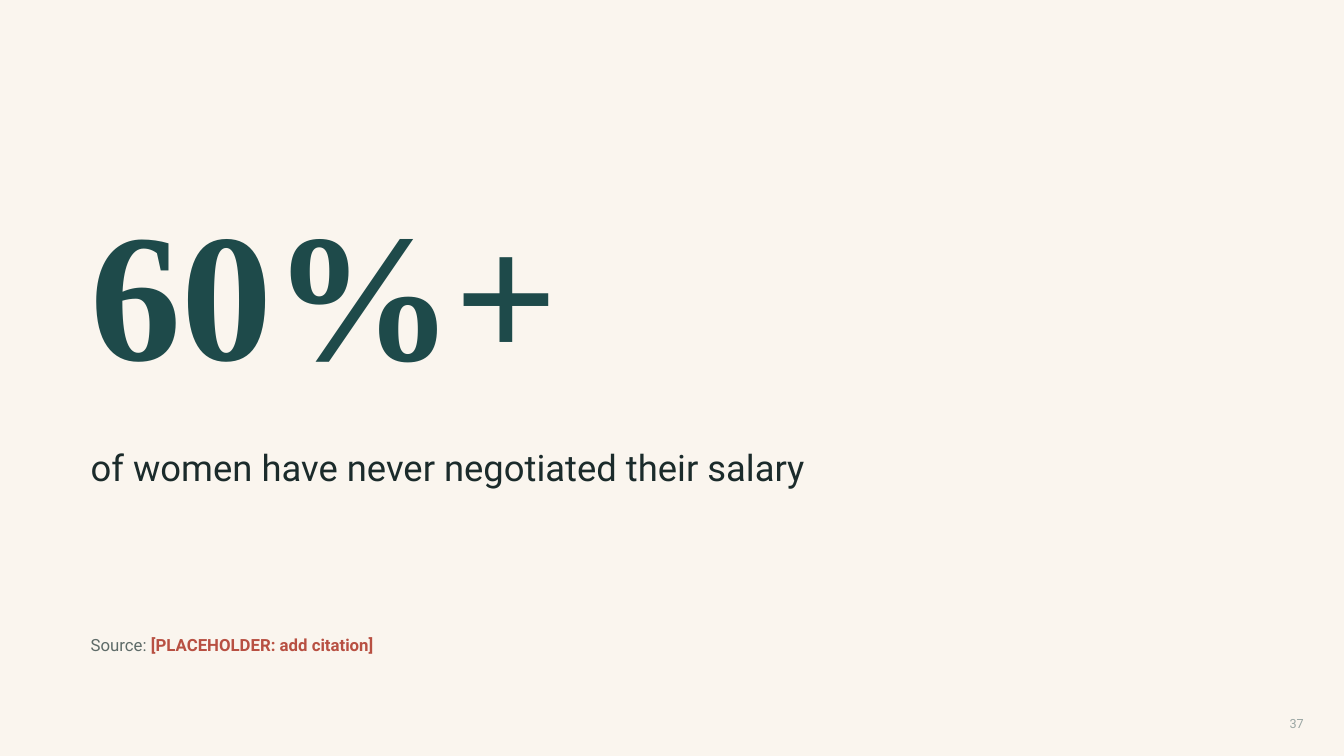
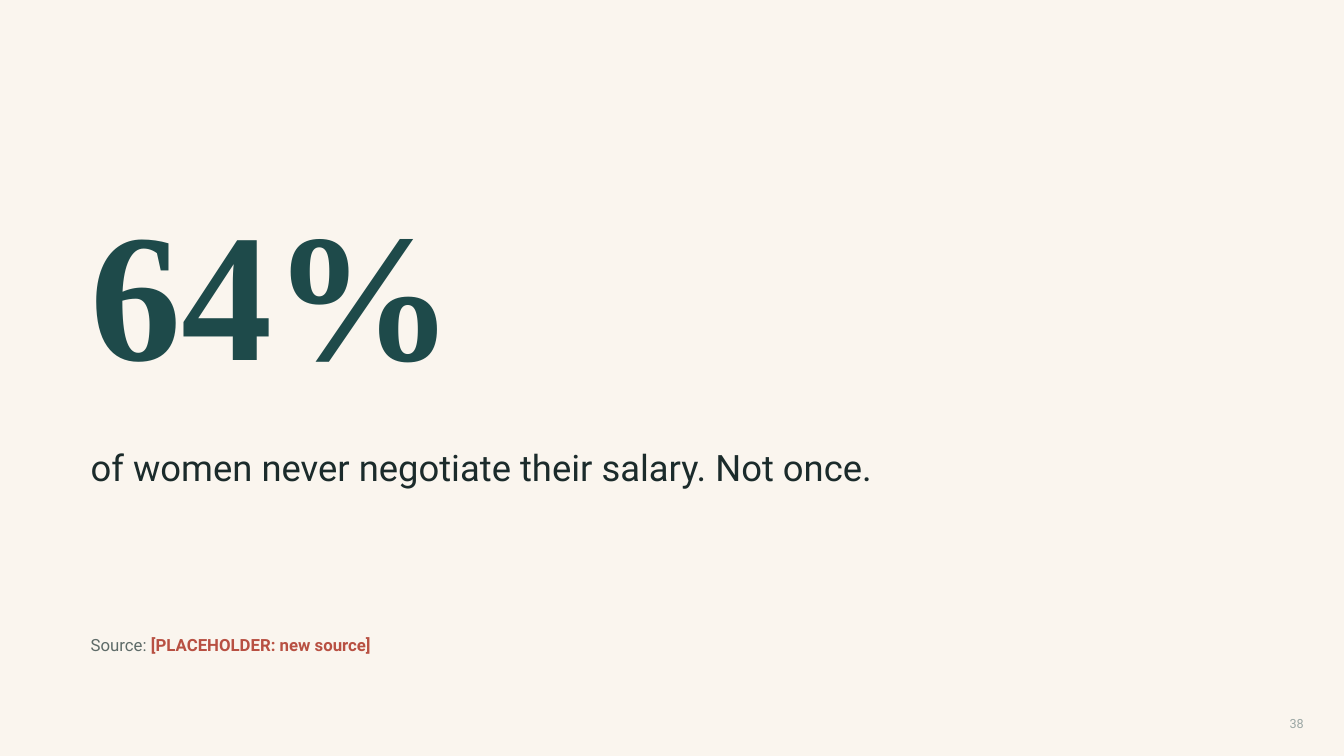
Before and after one commit to danielkelleyy/Beacon-Media, a slide deck: slide 38 of masterclass/tamara-lashchyk/Tamara-Masterclass-v3.pptx (slide 37 before the commit). Drawn at 1344x756 pixels with LibreOffice and Linux fonts; fonts in the diff are those of the drawing. Boxes give left, top, right and bottom in pixels: in the first picture for what was removed or moved away, otherwise in the second. Text is boxed around its words. In the diff, an @@ line names an element or a change of style, - is before the commit and + after.

```diff
--- a/masterclass/tamara-lashchyk/Tamara-Masterclass-v3.pptx
+++ b/masterclass/tamara-lashchyk/Tamara-Masterclass-v3.pptx
@@ text at [91,239,455,363]: text changed @@
-60%+
+64%
@@ text at [91,453,872,489]: text changed @@
-of women have never negotiated their salary
+of women never negotiate their salary. Not once.
@@ text at [91,637,371,654]: text changed @@
-Source: [PLACEHOLDER: add citation]
+Source: [PLACEHOLDER: new source]
@@ page number at [1290,719,1304,728]: text changed @@
-37
+38
```
Also in this commit, not shown: 7 other slides changed, 12 slides added, 16 slides removed, 5 other files.
